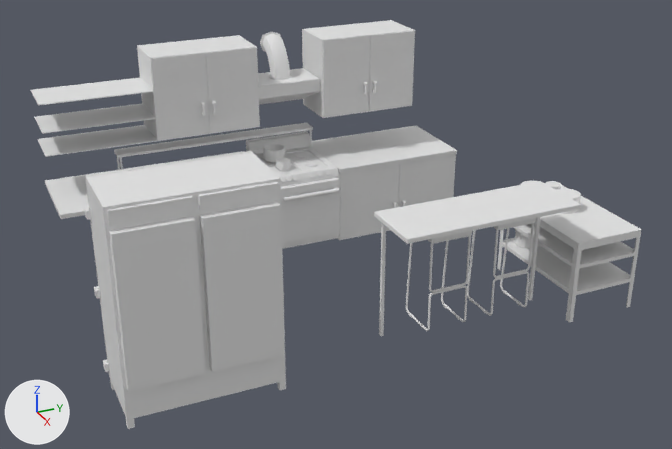
What one commit did to the OBJ model Unity/Rituals/Assets/Game/Models/Props/kitchen_furniture.obj.
Both versions are drawn from a camera (50 mm lens) standing at (10.82, -5.03, 5.13) and looking at (2.19, -1.15, 0.81). The lights are fixed; the arrows at lower left show +X, +Y and +Z. Materials are left out; every surface is plain grey. Where no turn or scale is listed for an object, it has been applied to the vertices. Vertices at the same position are counted once.

Names of what the first picture shows: 'kitchen_furniture'.
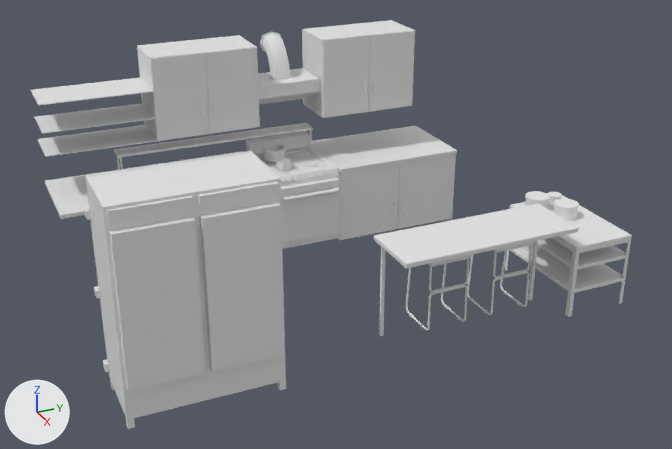
What the commit changed:
me_kitchen_furniture is used by ob_kitchen_furniture; location (0.0, 0.0, 0.0).
me_kitchen_furniture had 10377 vertices, 10009 faces and spanned x 0.0..3.92, y -3.98..1.66, z -0.01..2.51.
me_kitchen_furniture now has 10580 vertices, 10191 faces and spans x 0.0..3.92, y -3.98..1.61, z -0.01..2.51.
me_kitchen_furniture part 1: the loose piece of 374 vertices spanning x 3.03..3.5, y 0.1..0.58, z 1.06..1.22 is moved by (0.0, 0.0, -0.26).
me_kitchen_furniture part 2: the loose piece of 374 vertices spanning x 3.03..3.5, y -0.68..-0.2, z 1.06..1.22 is moved by (0.0, 0.0, -0.26).
me_kitchen_furniture part 3: the loose piece of 24 vertices spanning x 0.63..0.73, y 0.05..0.08, z 1.77..1.92 is scaled about its middle by (0.613, 0.3, 1), then moved by (-0.02, 0.0, 0.0).
me_kitchen_furniture part 4: the loose piece of 96 vertices spanning x 2.56..2.86, y 0.93..1.24, z 0.37..0.55 is rebuilt with 96 vertices and now spans x 2.63..2.9, y 0.97..1.24, z 0.34..0.5.
me_kitchen_furniture part 5: the loose piece of 88 vertices spanning x 2.51..3.91, y 0.83..1.66, z 0.0..0.94 is rebuilt with 176 vertices and now spans x 2.59..3.83, y 0.88..1.61, z 0.01..0.85.
me_kitchen_furniture part 6: a new loose piece of 96 vertices spanning x 2.68..2.95, y 0.95..1.22, z 0.85..1.01.
me_kitchen_furniture part 7: a new loose piece of 96 vertices spanning x 2.99..3.26, y 1.12..1.39, z 0.85..1.01.
me_kitchen_furniture part 8: a new loose piece of 96 vertices spanning x 2.66..2.82, y 1.31..1.47, z 0.85..0.95.
me_kitchen_furniture part 9: a new loose piece of 96 vertices spanning x 3.22..3.92, y -1.2..0.8, z 1.08..1.13.
me_kitchen_furniture part 10: 816 vertices removed from x 2.58..3.92, y -1.2..1.5, z 0.94..1.39; 504 vertices added at x 3.04..3.49, y -1.15..0.75, z 0.71..1.09.

Pixel boxes (x1, y1, x2, y2) of what changed, in the pictures (672 x 449 px; the box of a moved part takes in the faces that stretch with it):
'kitchen_furniture', reshaped: before (31, 20, 641, 429); after (31, 20, 632, 429)
part 1 of me_kitchen_furniture, moved or reshaped: before (493, 218, 536, 230); after (493, 241, 534, 252)
part 2 of me_kitchen_furniture, moved or reshaped: before (428, 231, 472, 243); after (429, 255, 471, 266)
part 3 of me_kitchen_furniture, moved or reshaped: before (373, 81, 378, 94); after (373, 81, 376, 93)
part 4 of me_kitchen_furniture, rebuilt: before (515, 229, 539, 249); after (521, 245, 542, 251)
part 5 of me_kitchen_furniture, rebuilt (12% narrower, 11% shorter): before (497, 185, 641, 322); after (505, 195, 632, 317)
part 6 of me_kitchen_furniture, added: after (525, 191, 549, 209)
part 7 of me_kitchen_furniture, added: after (554, 198, 579, 221)
part 8 of me_kitchen_furniture, added: after (547, 192, 561, 204)
part 9 of me_kitchen_furniture, added: after (374, 203, 579, 268)
part 10 of me_kitchen_furniture, moved or reshaped: before (374, 180, 581, 336); after (379, 241, 538, 336)
